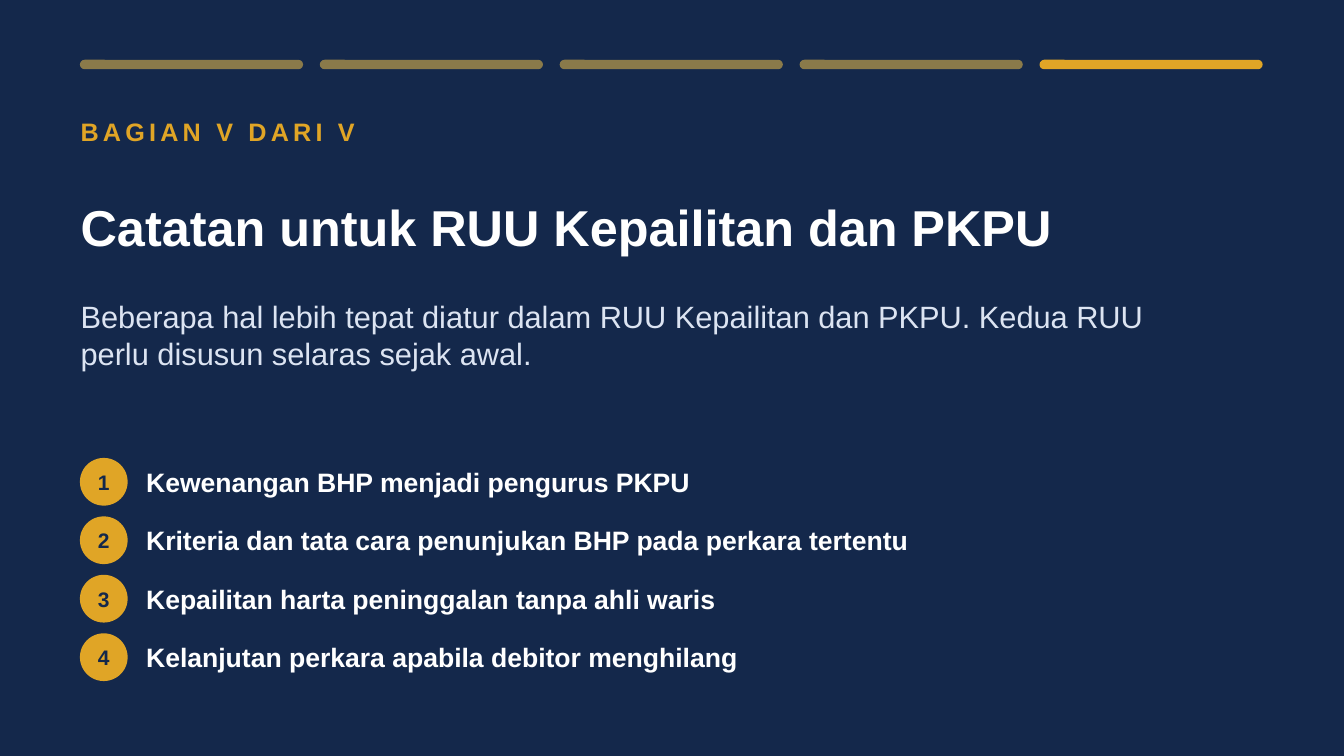
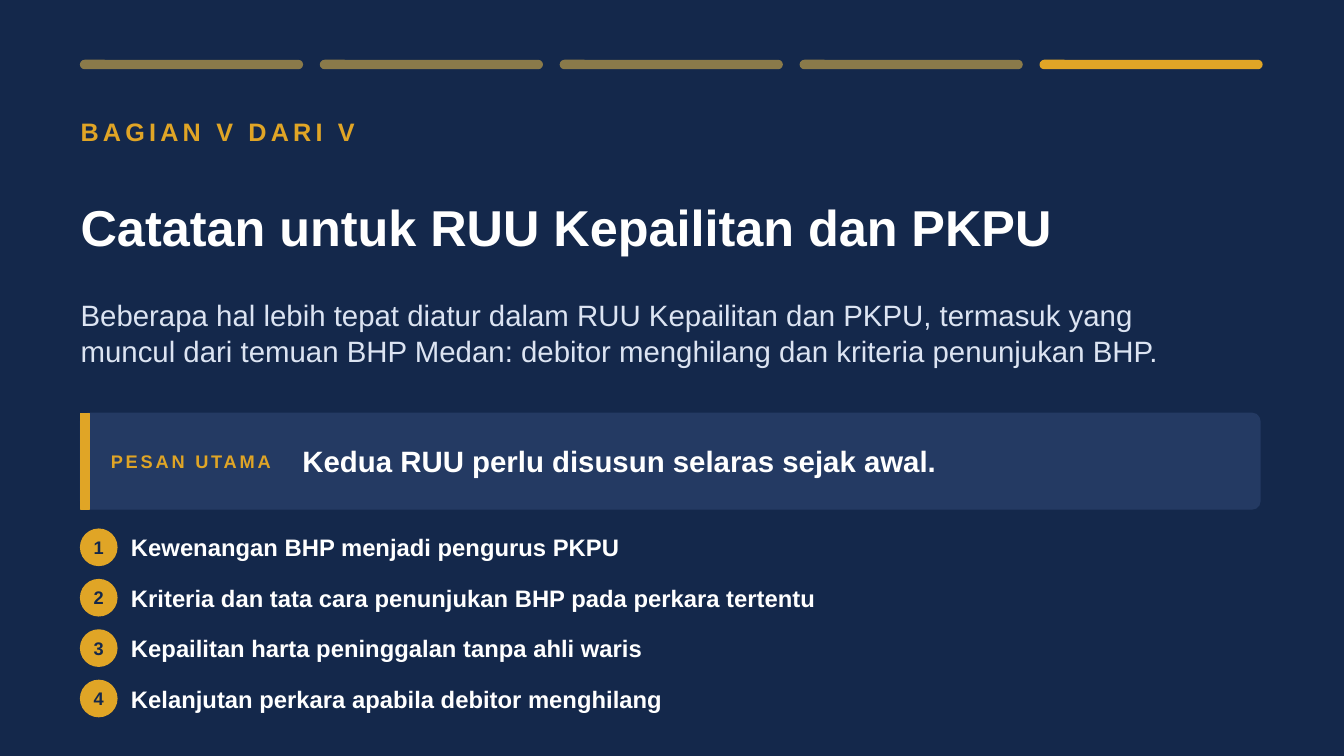
Before and after one commit to artheralawfirm-cloud/SAPAWALI, a slide deck: slide 26 of presentasi/Paparan_BHP_Medan_RUU_Profesi_Kurator.pptx (slide 25 before the commit). Drawn at 1344x756 pixels with LibreOffice and Linux fonts; fonts in the diff are those of the drawing. Boxes give left, top, right and bottom in pixels: in the first picture for what was removed or moved away, otherwise in the second. Text is boxed around its words. In the diff, an @@ line names an element or a change of style, - is before the commit and + after.

```diff
--- a/presentasi/Paparan_BHP_Medan_RUU_Profesi_Kurator.pptx
+++ b/presentasi/Paparan_BHP_Medan_RUU_Profesi_Kurator.pptx
@@ text at bbox=[81, 304, 1158, 367]: text changed; size 22 to 21 pt @@
-Beberapa hal lebih tepat diatur dalam RUU Kepailitan dan PKPU. Kedua RUU perlu disusun selaras sejak awal.
+Beberapa hal lebih tepat diatur dalam RUU Kepailitan dan PKPU, termasuk yang muncul dari temuan BHP Medan: debitor menghilang dan kriteria penunjukan BHP.
@@ rounded rectangle added at bbox=[81, 413, 1260, 509], fill #243A63, outline #243A63 1 pt @@
@@ rectangle added at bbox=[81, 413, 90, 509], fill #E0A526, outline #E0A526 1 pt @@
@@ text added at bbox=[111, 413, 302, 509], 13 pt, text #E0A526, bold @@
+PESAN UTAMA
@@ ellipse removed at bbox=[81, 459, 127, 505] @@
@@ text added at bbox=[302, 450, 936, 478], 21 pt, text #FFFFFF, bold @@
+Kedua RUU perlu disusun selaras sejak awal.
@@ size 15 to 13 pt in 4 elements at bbox=[94, 692, 104, 705], bbox=[94, 642, 104, 655], bbox=[94, 591, 104, 604], bbox=[94, 541, 104, 554] @@
@@ text "1": place and size @@
-text "1" at bbox=[98, 475, 110, 490]
+text "1" at bbox=[94, 541, 104, 554]
@@ ellipse: place and size @@
-ellipse at bbox=[81, 517, 127, 564]
+ellipse at bbox=[81, 529, 117, 566]
@@ size 19 to 17 pt in 4 elements at bbox=[131, 690, 662, 713], bbox=[131, 639, 642, 662], bbox=[131, 589, 815, 612], bbox=[131, 538, 619, 561] @@
@@ text "Kewenangan BHP menjadi pengurus PKPU": place and size @@
-text "Kewenangan BHP menjadi pengurus PKPU" at bbox=[146, 472, 690, 497]
+text "Kewenangan BHP menjadi pengurus PKPU" at bbox=[131, 538, 619, 561]
@@ text "2": place and size @@
-text "2" at bbox=[98, 533, 110, 548]
+text "2" at bbox=[94, 591, 104, 604]
@@ ellipse: place and size @@
-ellipse at bbox=[81, 576, 127, 622]
+ellipse at bbox=[81, 580, 117, 616]
@@ text "Kriteria dan tata cara penunjukan ...": place and size @@
-text "Kriteria dan tata cara penunjukan ..." at bbox=[146, 530, 908, 556]
+text "Kriteria dan tata cara penunjukan ..." at bbox=[131, 589, 815, 612]
@@ text "3": place and size @@
-text "3" at bbox=[98, 592, 110, 608]
+text "3" at bbox=[94, 642, 104, 655]
@@ ellipse: place and size @@
-ellipse at bbox=[81, 634, 127, 681]
+ellipse at bbox=[81, 630, 117, 666]
@@ text "Kepailitan harta peninggalan tanpa ahli ...": place and size @@
-text "Kepailitan harta peninggalan tanpa ahli ..." at bbox=[146, 589, 715, 614]
+text "Kepailitan harta peninggalan tanpa ahli ..." at bbox=[131, 639, 642, 662]
@@ text "4": place and size @@
-text "4" at bbox=[98, 650, 110, 665]
+text "4" at bbox=[94, 692, 104, 705]
@@ ellipse added at bbox=[81, 681, 117, 717], fill #E0A526, outline #E0A526 1 pt @@
@@ text "Kelanjutan perkara apabila debitor menghilang": place and size @@
-text "Kelanjutan perkara apabila debitor menghilang" at bbox=[146, 647, 737, 673]
+text "Kelanjutan perkara apabila debitor menghilang" at bbox=[131, 690, 662, 713]
```
Also in this commit, not shown: 24 other slides changed, 2 slides added, 6 other files.
